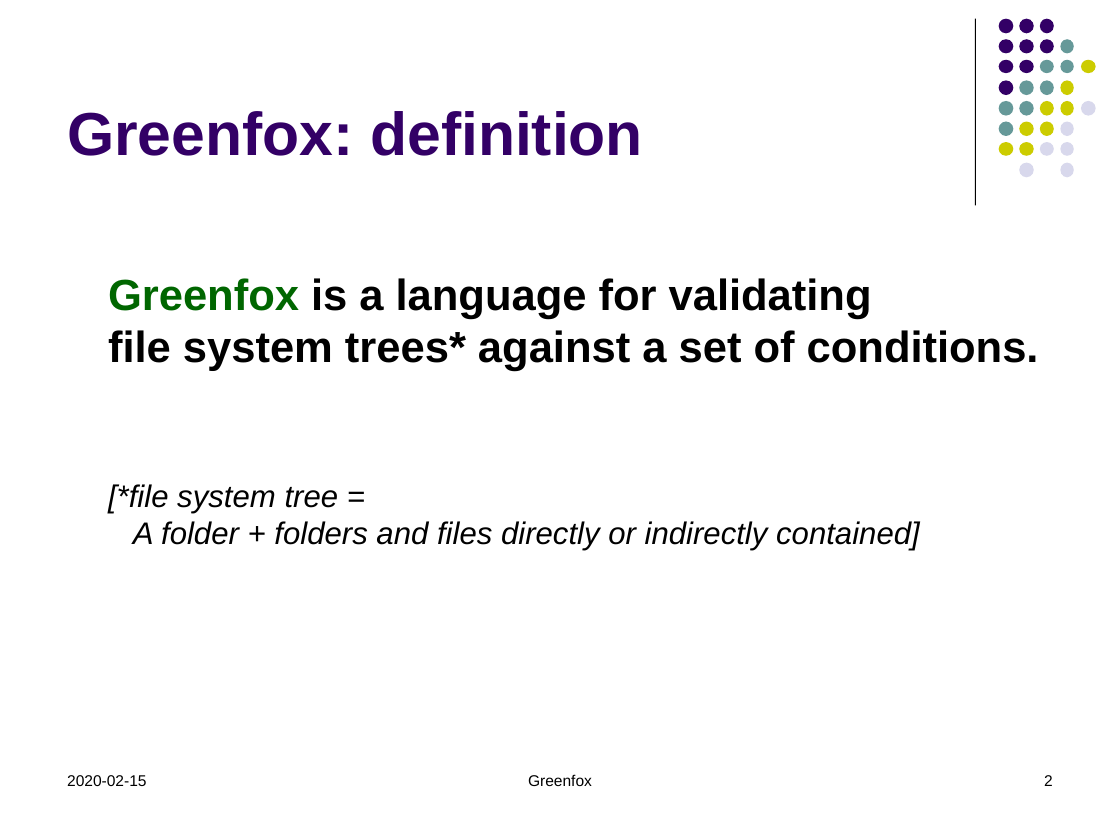
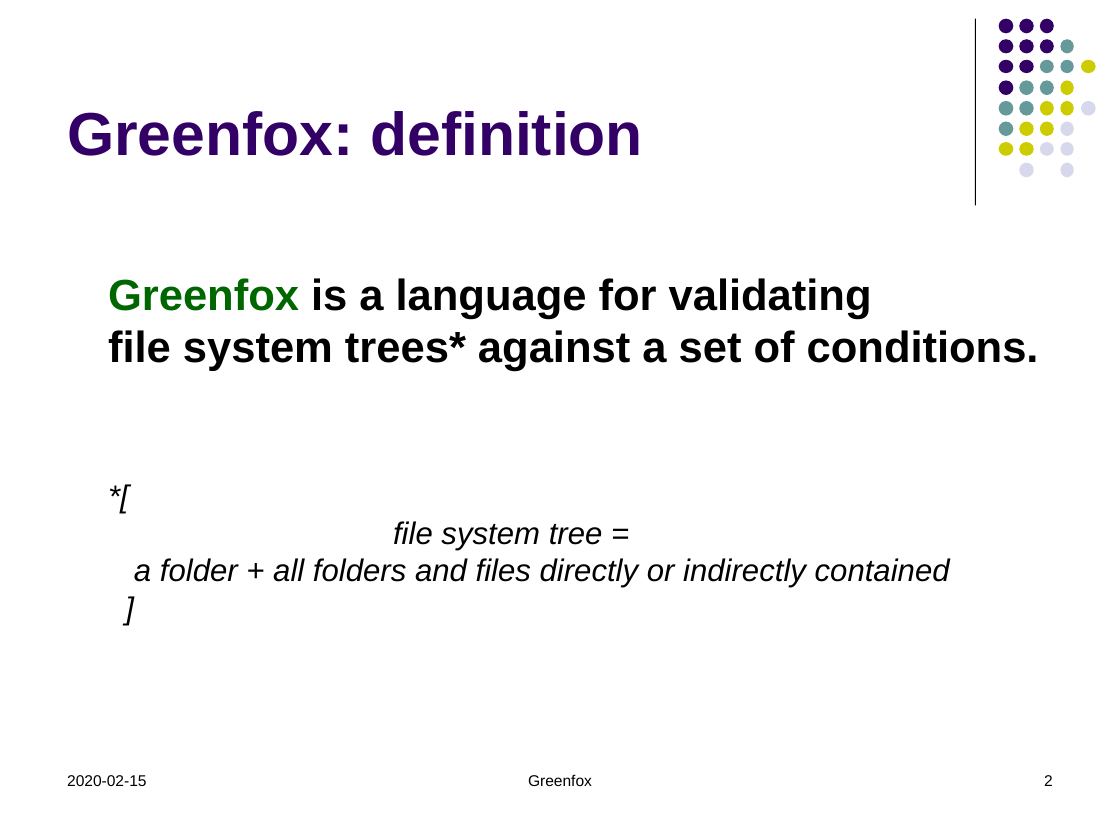
Before and after one commit to hrennau/greenfox, a slide deck: slide 2 of about/greenfox04.pptx. Drawn at 1120x840 pixels with LibreOffice and Linux fonts; fonts in the diff are those of the drawing. Boxes give left, top, right and bottom in pixels: in the first picture for what was removed or moved away, otherwise in the second. Text is boxed around its words. In the diff, an @@ line names an element or a change of style, - is before the commit and + after.

```diff
--- a/about/greenfox04.pptx
+++ b/about/greenfox04.pptx
@@ text at (134, 521, 950, 588): text changed @@
-[*file system tree =
-A folder + folders and files directly or indirectly contained]
+*[
+file system tree =
+a folder + all folders and files directly or indirectly contained
+]
```
Also in this commit, not shown: 14 other slides changed, 3 slides added, 31 slides removed, 32 other files.
